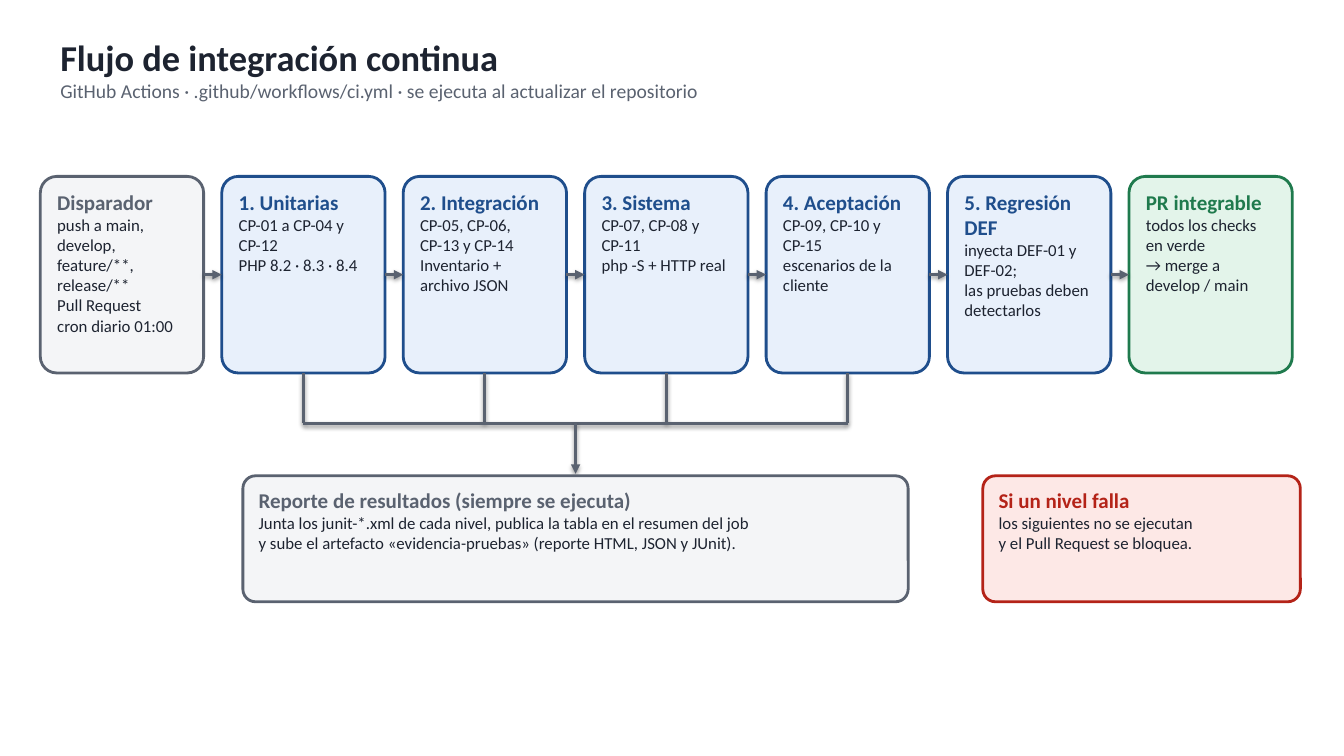
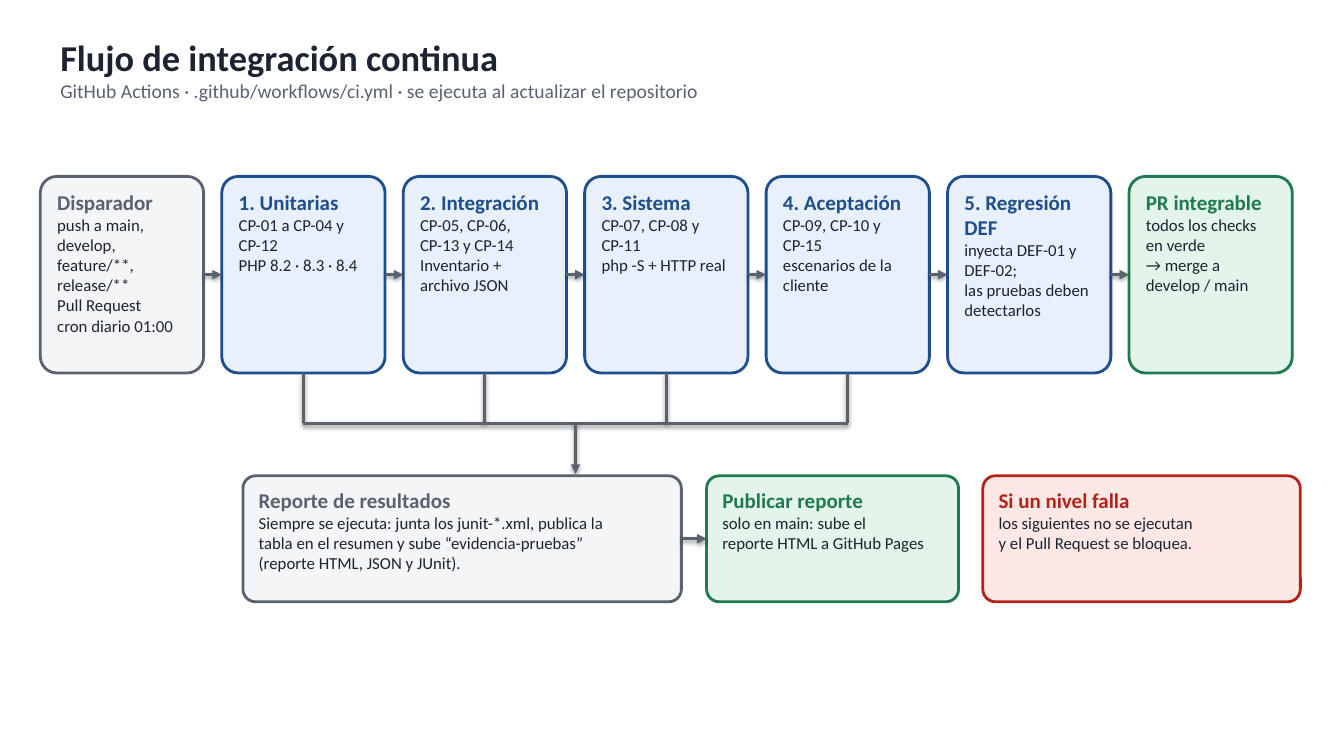
Before and after one commit to azharsonix/sistema-inventario-actividad-2, a slide deck: slide 7 of docs/Segunda parte/Diagramas - Segunda parte.pptx. Drawn at 1344x756 pixels with LibreOffice and Linux fonts; fonts in the diff are those of the drawing. Boxes give left, top, right and bottom in pixels: in the first picture for what was removed or moved away, otherwise in the second. Text is boxed around its words. In the diff, an @@ line names an element or a change of style, - is before the commit and + after.

Commit message:
Agrega el job de publicación del reporte al diagrama del CI

```diff
--- a/docs/Segunda parte/Diagramas - Segunda parte.pptx
+++ b/docs/Segunda parte/Diagramas - Segunda parte.pptx
@@ rounded rectangle "Reporte de resultados": place and size @@
-rounded rectangle "Reporte de resultados" at <box>243,476,908,602</box>
+rounded rectangle "Reporte de resultados" at <box>243,476,682,602</box>
@@ rounded rectangle added at <box>707,476,959,602</box>, fill #E3F4EA, outline #1F7A4D 2 pt, 12 pt, text #1D2330 @@
+Publicar reporte
+solo en main: sube el
+reporte HTML a GitHub Pages
@@ text in rounded rectangle at <box>259,493,603,572</box>: text changed @@
-Reporte de resultados (siempre se ejecuta)
-Junta los junit-*.xml de cada nivel, publica la tabla en el resumen del job
-y sube el artefacto «evidencia-pruebas» (reporte HTML, JSON y JUnit).
+Reporte de resultados
+Siempre se ejecuta: junta los junit-*.xml, publica la
+tabla en el resumen y sube “evidencia-pruebas”
+(reporte HTML, JSON y JUnit).
@@ arrow added from (682, 538) to (707, 538), #5A6270 2.25 pt @@
```
